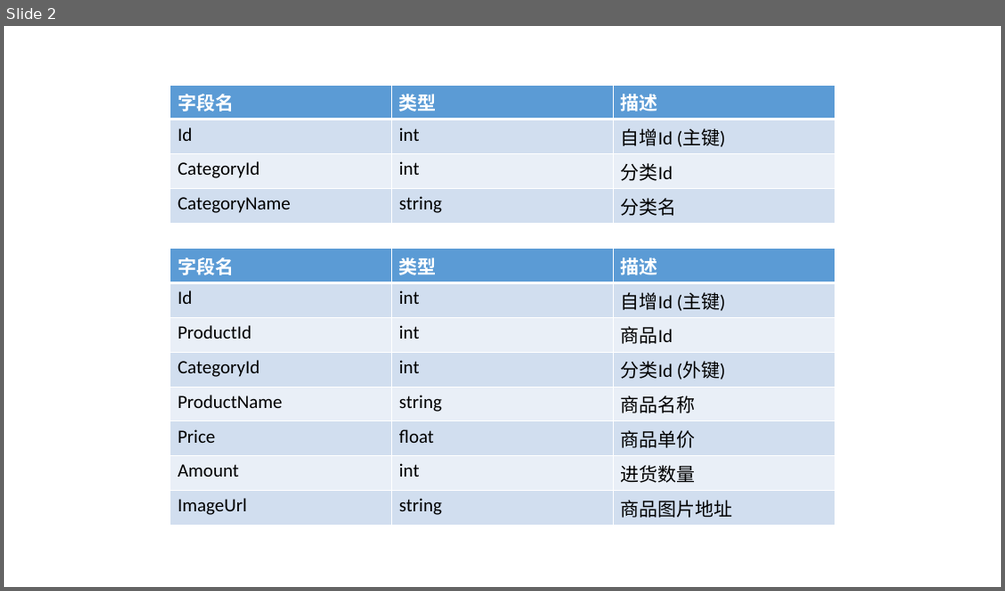
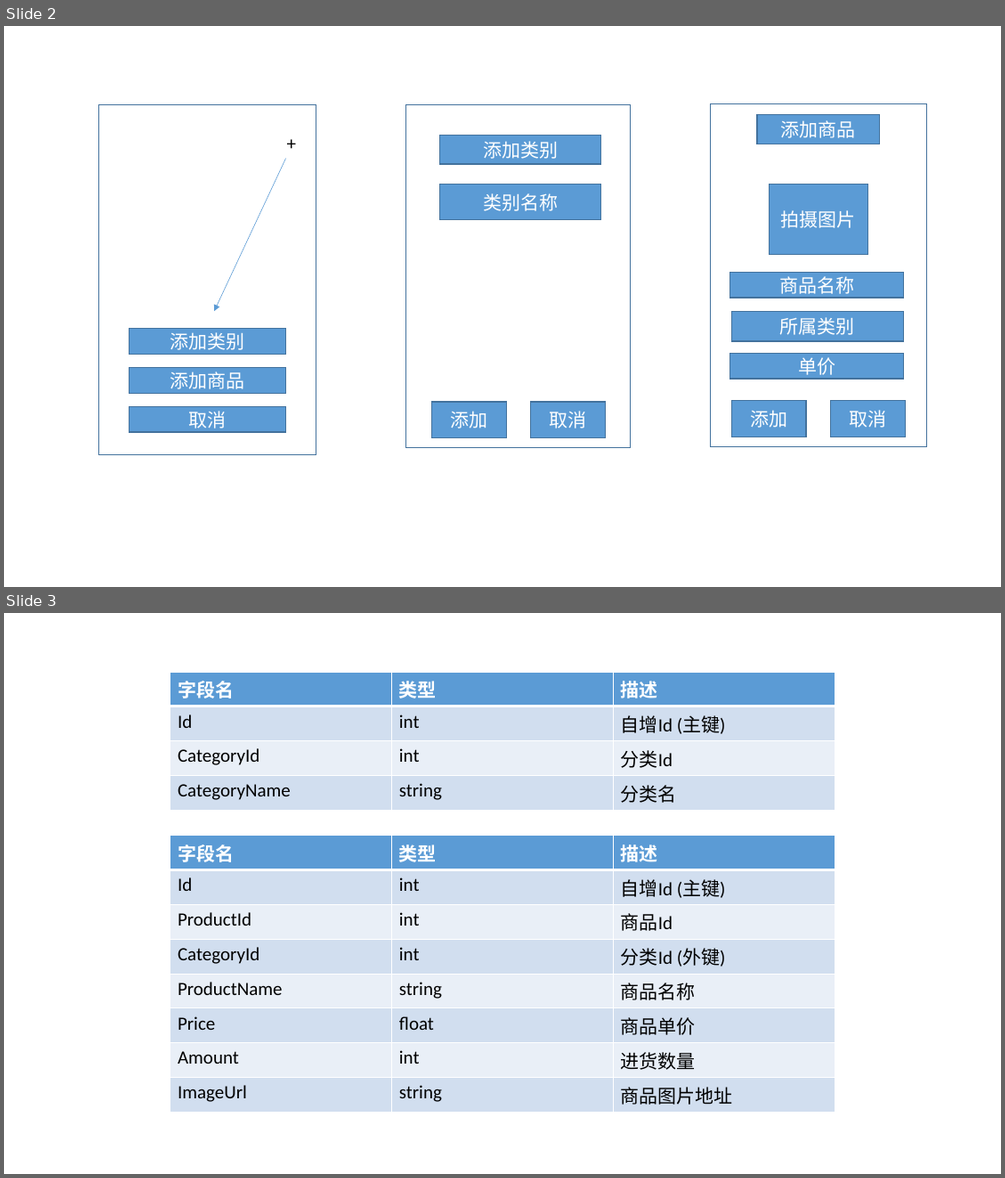
Before and after one commit to zhiyuanFan/PurchaseNote, a slide deck: PurchaseNote/Document/develop.pptx. Shown one above the other, each under a label of ours: slide 2 before the commit, slides 2 and 3 after it. The pictures are 1005x591 and 1005x1178 pixels, drawn with LibreOffice and Linux fonts; fonts in the diff are those of the drawing. Boxes give left, top, right and bottom in pixels: in the first picture for what was removed or moved away, otherwise in the second. Text is boxed around its words. In the diff, an @@ line names an element or a change of style, - is before the commit and + after.

```diff
--- a/PurchaseNote/Document/develop.pptx
+++ b/PurchaseNote/Document/develop.pptx
@@ slide 2 added at <box>4,26,1001,587</box>, background #FFFFFF @@
@@ group added at <box>99,104,316,454</box>: 4 rectangles, 1 text, 1 arrow @@
+添加类别
+添加商品
+取消
++
@@ group added at <box>405,104,630,447</box>: 5 rectangles @@
+添加类别
+添加
+取消
+类别名称
@@ group added at <box>711,103,927,446</box>: 8 rectangles @@
+添加商品
+商品名称
+单价
+添加
+取消
+拍摄图片
+所属类别
@@ what was slide 2 is now slide 3 @@
```
Also in this commit, not shown: 1 slide changed, 22 other files.
